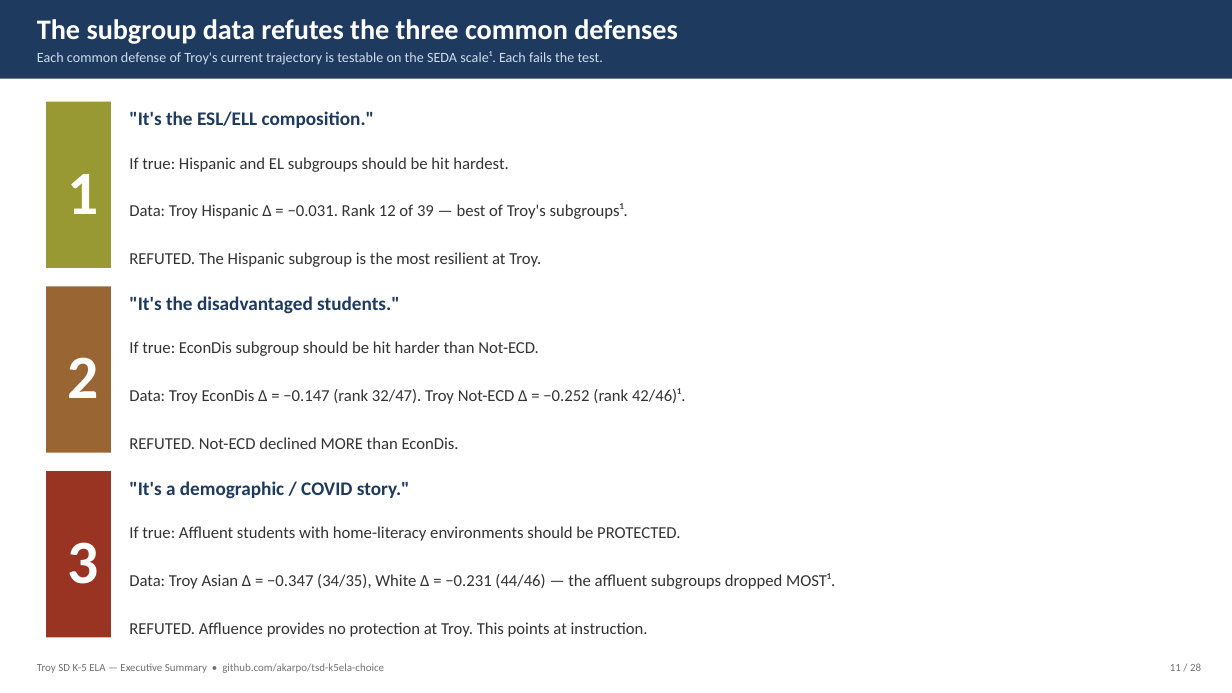
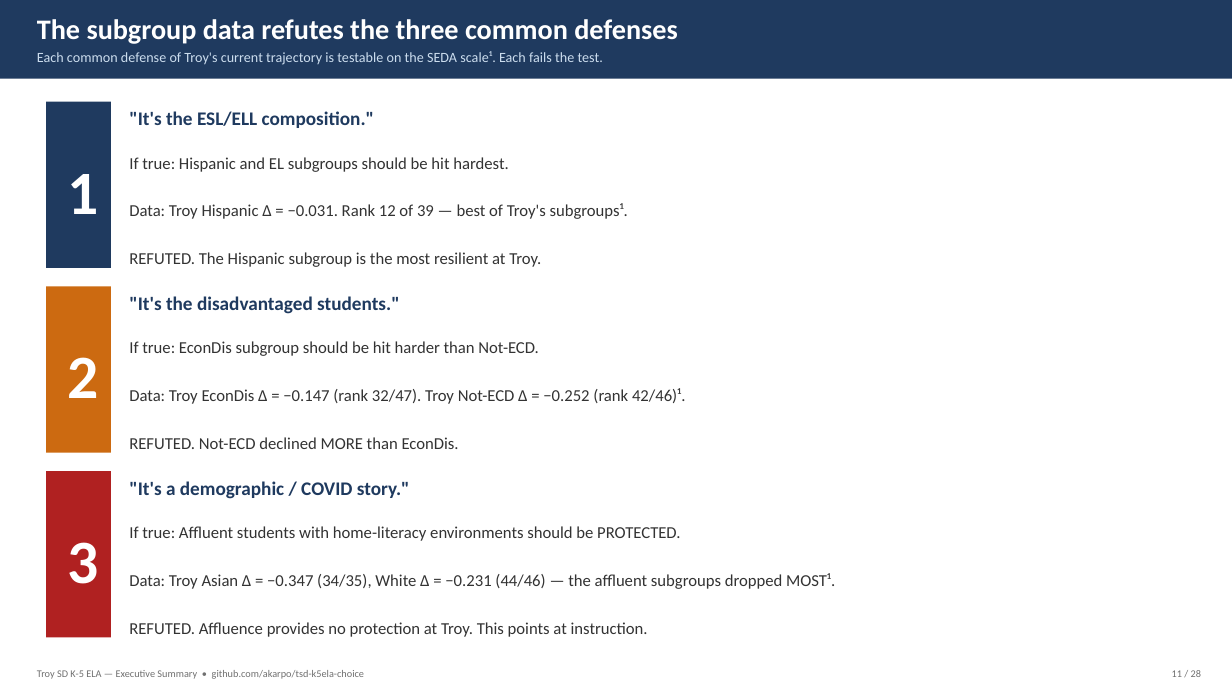
Before and after one commit to akarpo/tsd-k5ela-choice, a slide deck: slide 11 of deck/Troy_K5_ELA_Executive_Summary.pptx. Drawn at 1232x693 pixels with LibreOffice and Linux fonts; fonts in the diff are those of the drawing. Boxes give left, top, right and bottom in pixels: in the first picture for what was removed or moved away, otherwise in the second. Text is boxed around its words. In the diff, an @@ line names an element or a change of style, - is before the commit and + after.

```diff
--- a/deck/Troy_K5_ELA_Executive_Summary.pptx
+++ b/deck/Troy_K5_ELA_Executive_Summary.pptx
@@ rectangle at (46,102,111,268): fill #999933 to #1F3A5F @@
@@ rectangle at (46,287,111,453): fill #996633 to #CC6A11 @@
@@ rectangle at (46,471,111,638): fill #993322 to #B02121 @@
@@ text "Troy SD K-5 ELA — ..." at (37,670,364,679): size 8.5 to 8 pt @@
@@ text "11 / 28" at (1172,670,1201,677): size 8.5 to 8 pt @@
```
Also in this commit, not shown: 26 other slides changed, 36 other files.
